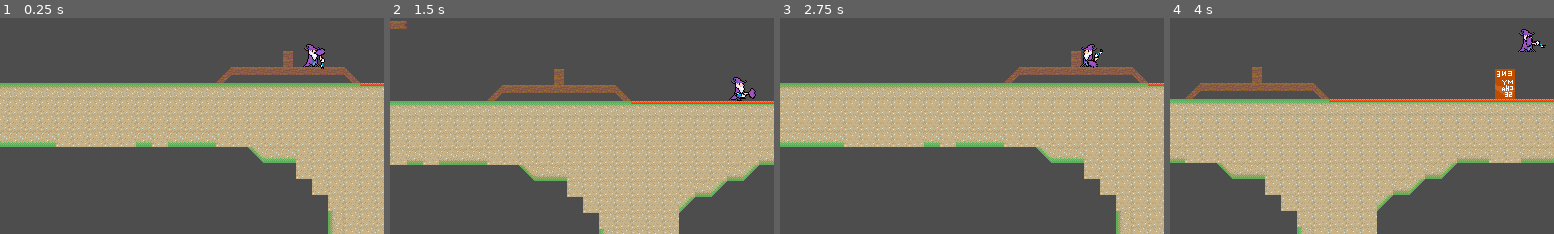
Above: before the commit, frames 1-4 (left to right).
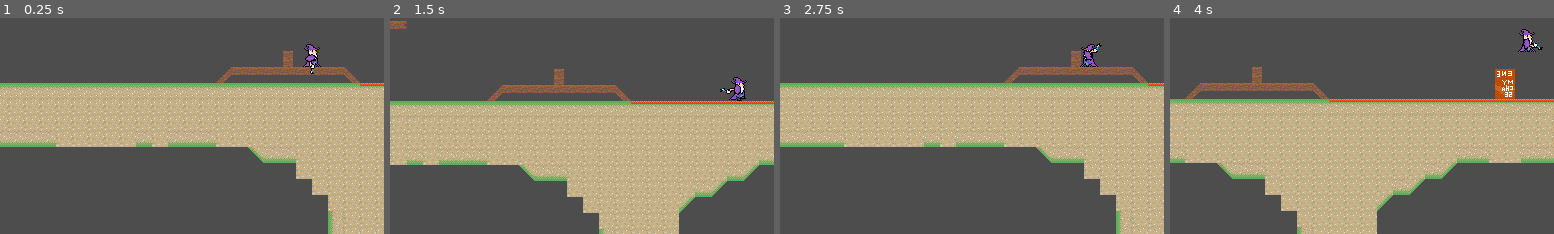
Above: after the commit, the same moments.

Repository: haruo-gabriel/portal2d
Game: Godot game, scene res://levels/test.tscn
The game is run twice, just before and just after one commit, with the same random seed, the same clock (stepped at 60 frames per second) and the same inputs.
Inputs (mouse positions are % of the whole screen's width and height, from its top left):
- Up to frame 1 (0.25 s): no input
- Up to frame 2 (1.5 s): move the mouse to (72, 45) at 0.52 s; hold Shift (crouch) 0.53-1.28 s; hold D (move_right) from 0.53 s (still down); tap Space (jump) at 0.77 s; move the mouse to (30, 55) at 1.27 s; click (30, 55) at 1.35 s
- Up to frame 3 (2.75 s): tap Space (jump) at 1.52 s; move the mouse to (60, 28) at 2.02 s; release D (move_right) at 2.03 s; hold A (move_left) from 2.03 s (still down); right-click (60, 28) at 2.1 s
- Up to frame 4 (4 s): move the mouse to (45, 70) at 2.77 s; release A (move_left) at 2.78 s; hold D (move_right) from 2.78 s (still down); tap Shift (crouch) at 2.85 s; tap Space (jump) at 3.02, 3.77 s; move the mouse to (80, 65) at 3.52 s; click (80, 65) at 3.6 s
The pictures show only the part of the screen within x 9-59%, y 41-91%; the shares and areas given below are measured in that part.

The runs differ from the first frame. In frame 1, 0.2% of the frame differs, in the area x 79-85%, y 13-26%; in frame 2, 0.2%; in frame 3, 0.2%; in frame 4, 0.2%.

Commit message:
Fixing gun sprite

Diff:
--- a/godot project/characters/player/player.tscn
+++ b/godot project/characters/player/player.tscn
@@ -153,13 +153,13 @@
 position_smoothing_enabled = true
 
 [node name="MainSprite" type="Sprite2D" parent="." node_paths=PackedStringArray("player")]
-position = Vector2(2.08165e-12, -12)
-texture = ExtResource("9_jijm2")
+position = Vector2(0, -12)
+texture = ExtResource("2_vbw3x")
 script = ExtResource("3_ugign")
 player = NodePath("..")
 
 [node name="GunSprite" type="Sprite2D" parent="." node_paths=PackedStringArray("player")]
-position = Vector2(8, -8)
+position = Vector2(-2.08165e-12, -10)
 texture = ExtResource("4_66upc")
 script = ExtResource("7_hqwtu")
 player = NodePath("..")
--- a/godot project/characters/player/scripts/gun_sprite.gd
+++ b/godot project/characters/player/scripts/gun_sprite.gd
@@ -7,4 +7,8 @@
 	pass
 
 func _process(_delta: float) -> void:
-	rotation = player.angle
+
+	if player.direction:
+		flip_h = player.direction < 0
+
+	rotation = player.angle + PI * (1 if flip_h else 0)
Binary file changed: godot project/characters/player/sprites/mage.arm.png
Not shown, added: godot project/characters/player/sprites/mage.arm.png~
